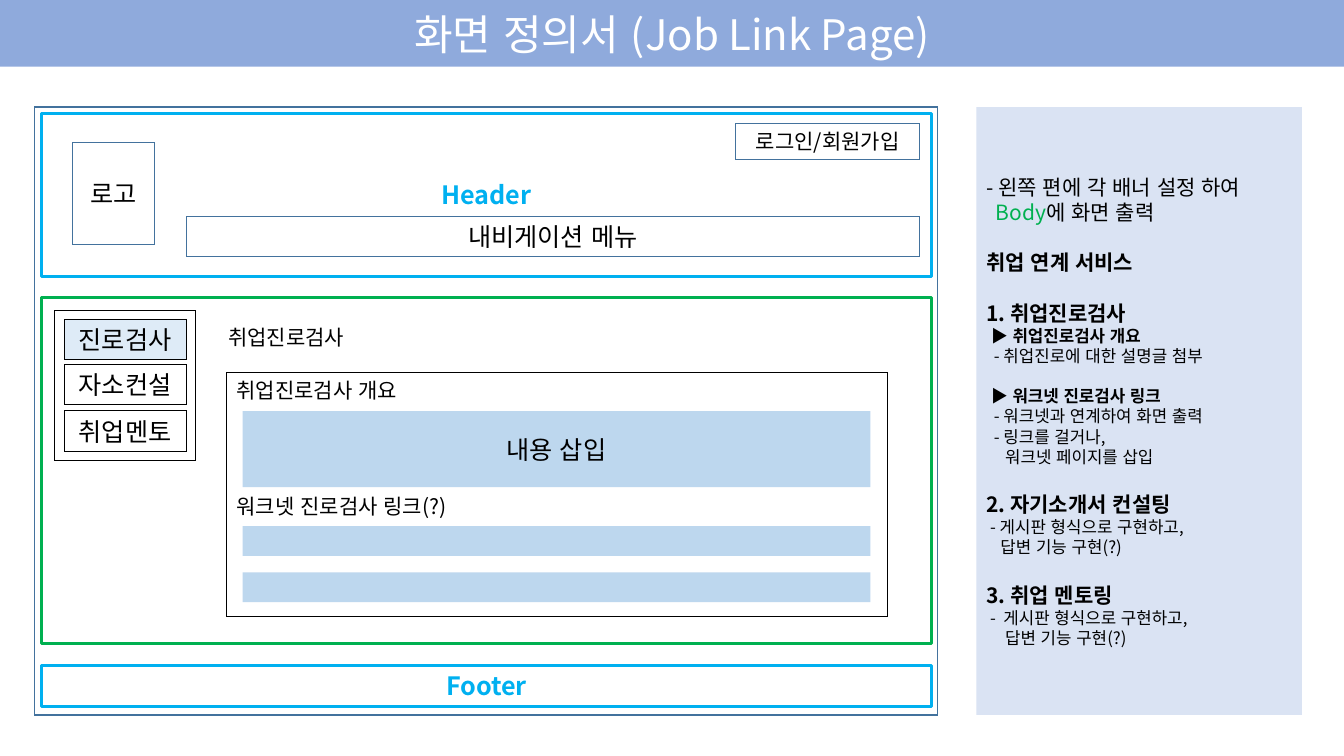
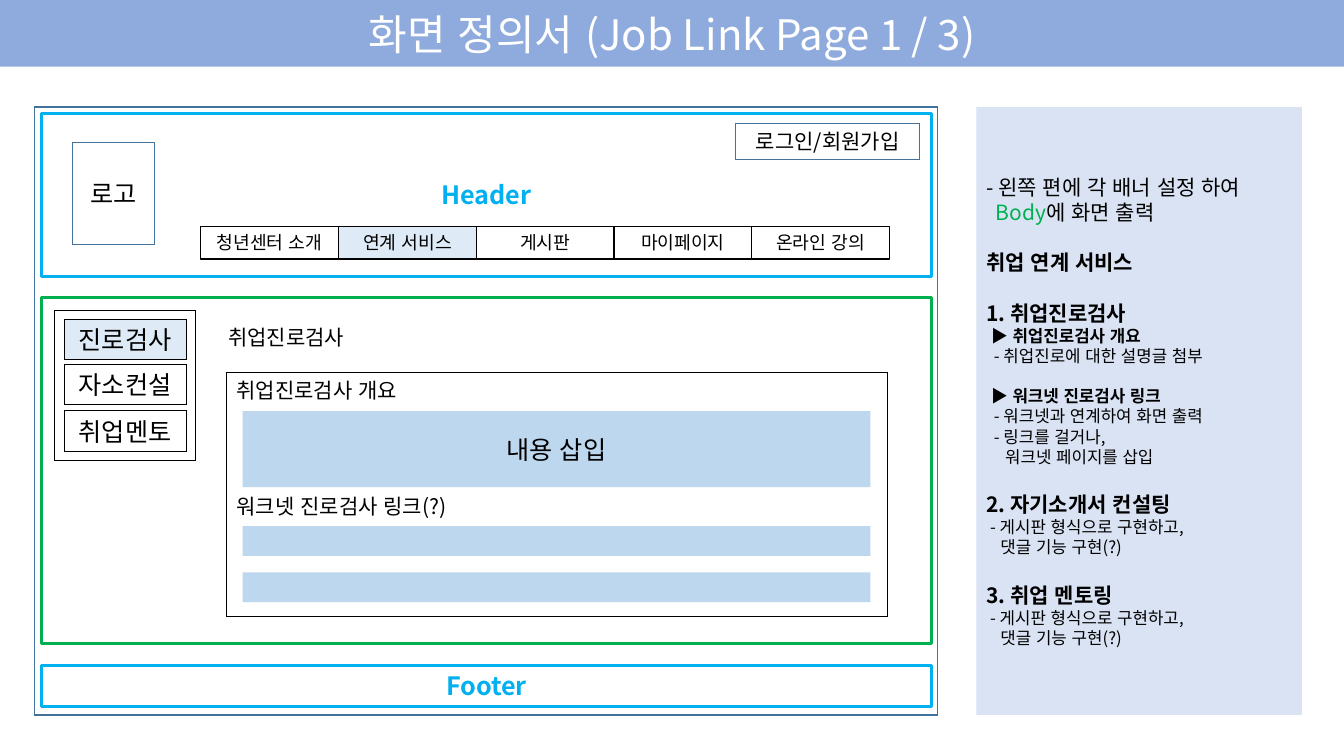
Before and after one commit to EODOHA/Youth_Project, a slide deck: slide 8 of 2조 프로젝트.pptx (slide 5 before the commit). Drawn at 1344x756 pixels with LibreOffice and Linux fonts; fonts in the diff are those of the drawing. Boxes give left, top, right and bottom in pixels: in the first picture for what was removed or moved away, otherwise in the second. Text is boxed around its words. In the diff, an @@ line names an element or a change of style, - is before the commit and + after.

```diff
--- a/2조 프로젝트.pptx
+++ b/2조 프로젝트.pptx
@@ text in rectangle at (369, 15, 975, 60): text changed @@
-화면 정의서 (Job Link Page)
+화면 정의서 (Job Link Page 1 / 3)
@@ rectangle removed at (187, 217, 920, 257) @@
-내비게이션 메뉴
@@ group added at (201, 227, 890, 259): 5 rectangles @@
+청년센터 소개
+연계 서비스
+게시판
+마이페이지
+온라인 강의
@@ text in rectangle at (1000, 539, 1122, 556): text changed @@
-답변 기능 구현(?)
+댓글 기능 구현(?)
@@ text in rectangle at (1000, 630, 1122, 647): text changed @@
-답변 기능 구현(?)
+댓글 기능 구현(?)
```
Also in this commit, not shown: 8 other slides changed, 27 slides added.
